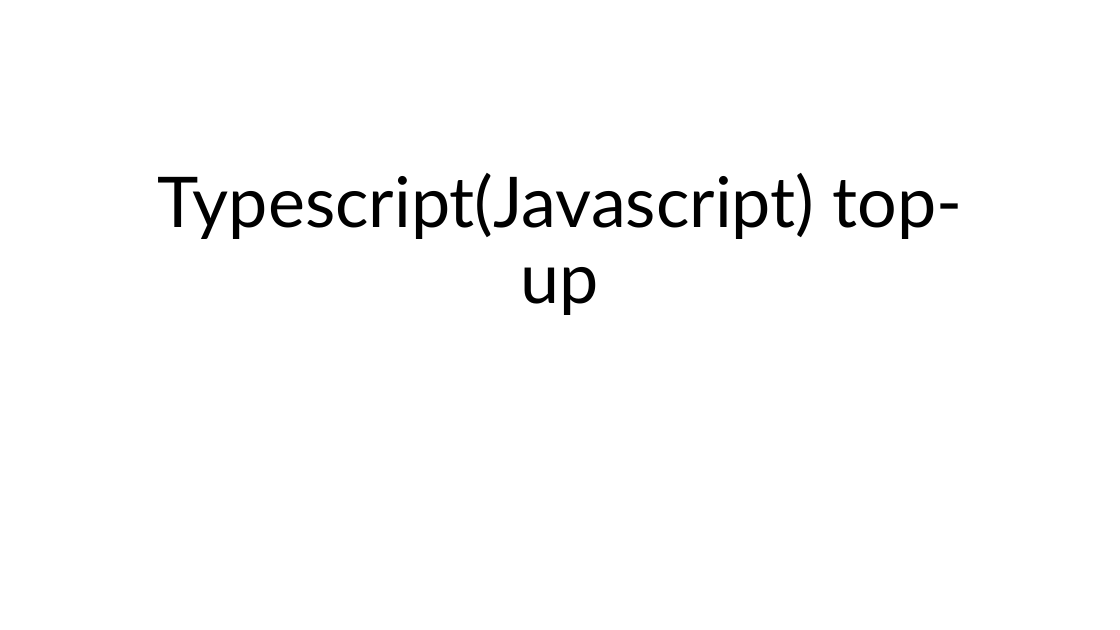
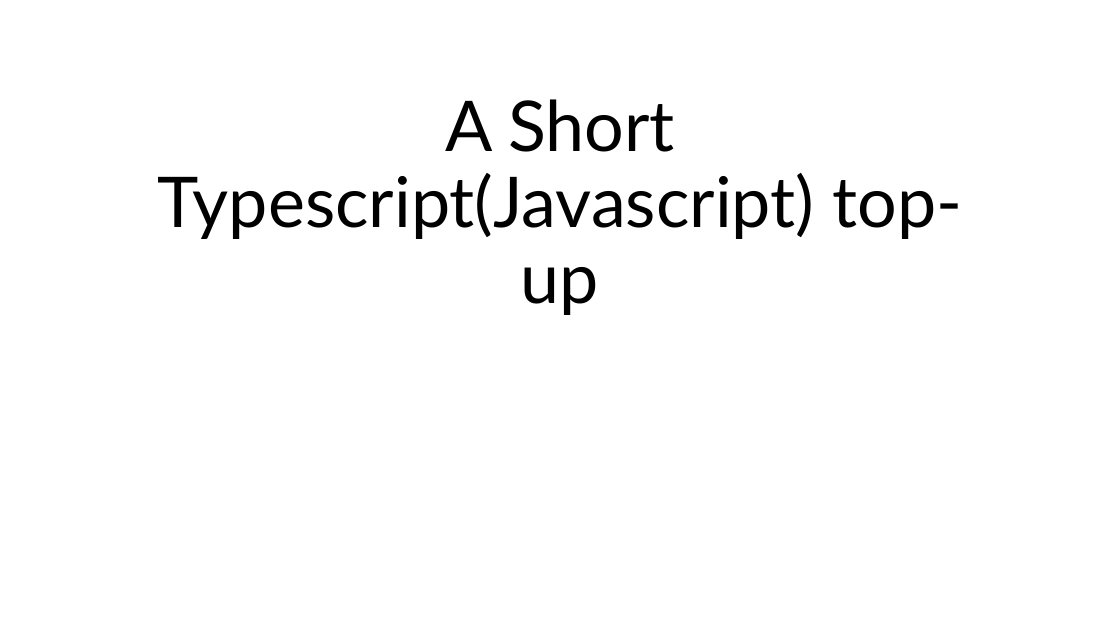
Before and after one commit to diarmuidoconnor/ewd-module-2025, a slide deck: slide 1 of topic06/talk-1/Typescript(Javascript) top-up.pptx. Drawn at 1120x630 pixels with LibreOffice and Linux fonts; fonts in the diff are those of the drawing. Boxes give left, top, right and bottom in pixels: in the first picture for what was removed or moved away, otherwise in the second. Text is boxed around its words. In the diff, an @@ line names an element or a change of style, - is before the commit and + after.

```diff
--- a/topic06/talk-1/Typescript(Javascript) top-up.pptx
+++ b/topic06/talk-1/Typescript(Javascript) top-up.pptx
@@ title at bbox=[158, 99, 962, 315]: text changed @@
-Typescript(Javascript) top-up
+A Short Typescript(Javascript) top-up
```
Also in this commit, not shown: 3 other slides changed, 1 slide added, 13 other files.
